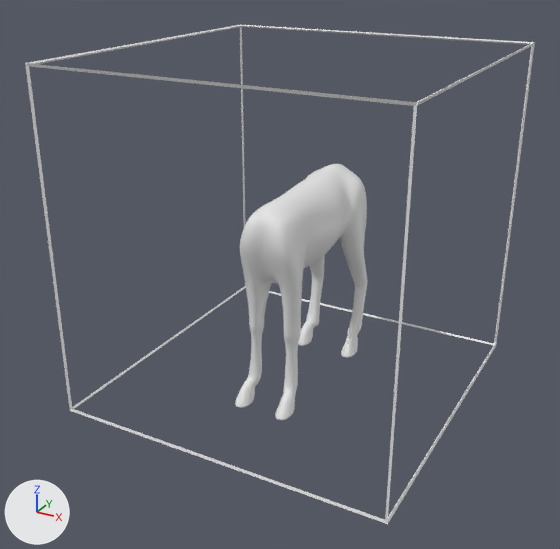
Before and after pictures for a commit that changed the Blender file blender/player2.blend.
Camera for both pictures: a camera (50 mm lens) standing at (1.97, -3.82, 1.59) and looking at (-0.05, -0.15, -0.25). Lighting does not change. The marker at lower left points along +X, +Y and +Z.
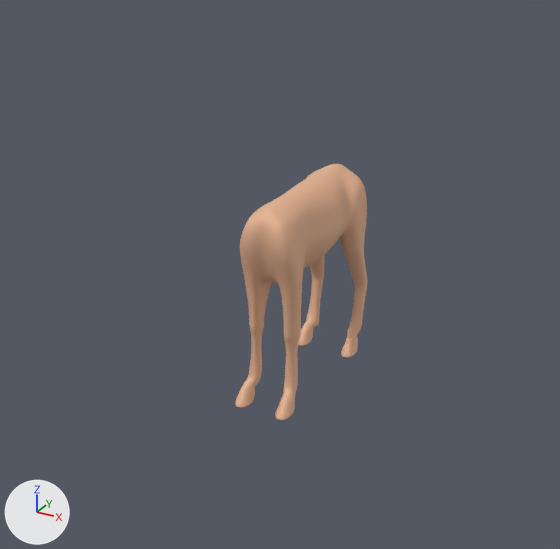
The edits, one by one:
Material 'Material.001' (mat_material_001) is new.
Its base color is (0.8, 0.461, 0.29) (beige #e7b593).
Its metallic is 0.0949.
Its roughness is 0.627.
me_cube_001 has 202 vertices, 192 faces and spans x -0.243..0.0, y -0.524..0.716, z -1.001..0.309.
me_cube_001 now uses material mat_material_001 (beige #e7b593).
Object 'Cube' (ob_cube) is now hidden.

Location of each change, (x1, y1, x2, y2) in pixels of the pictures (560 x 549 px):
'Cube.001', recoloured (grey to beige): (235, 164, 368, 420) in both
'Cube', hidden: before (25, 25, 535, 524)
